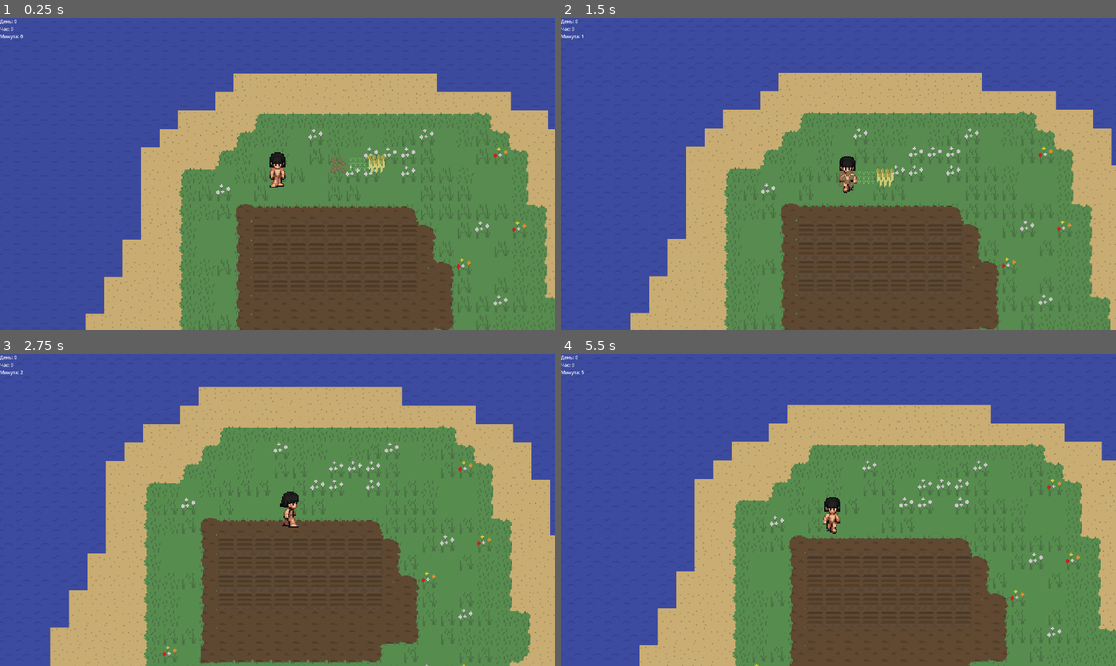
Above: before the commit, frames 1-4 (two rows, left to right).
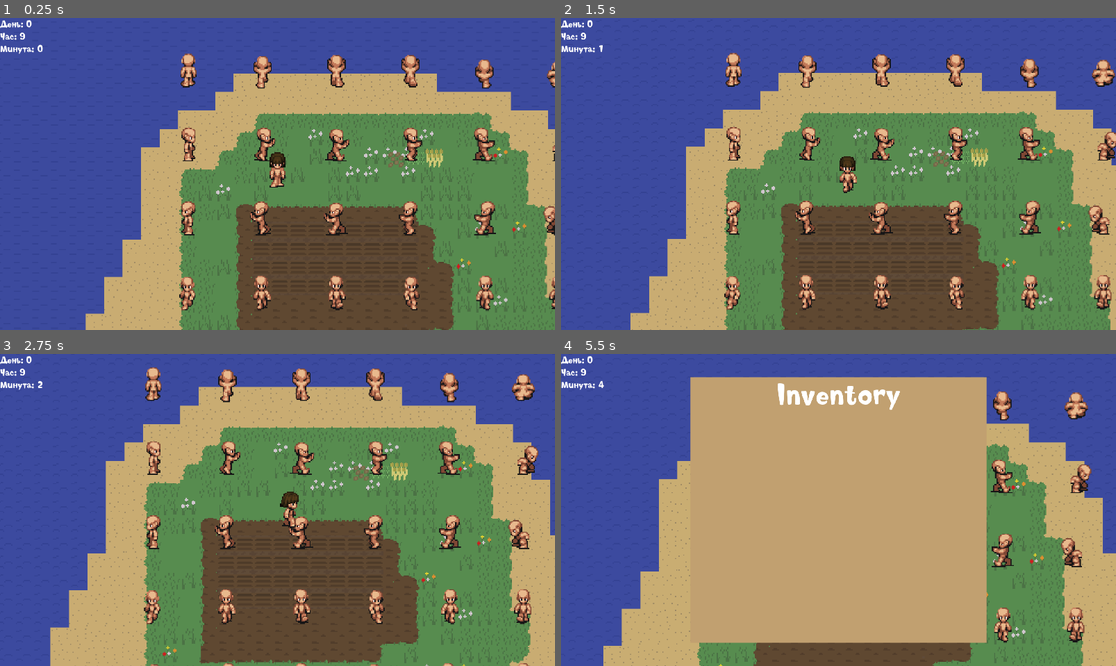
Above: after the commit, the same moments.

Repository: AlBac22219/Project-Medieval-Farm
Game: Godot game, scene res://src/maps/farm_map.tscn
Same seed, same stepped clock (60 frames per second), same inputs: the game is played once before the commit and once after it.
Inputs (mouse positions are in pixels of both pictures, inside the frame that each line leads up to):
- Up to frame 1 (0.25 s): no input
- Up to frame 2 (1.5 s): tap Enter at 0.5 s; move the mouse to (838, 183) at 0.52 s; press the mouse at (838, 183) at 0.53 s; hold D (move_right) 0.53-1.28 s; right-click (838, 183) at 0.8 s; move the mouse to (727, 189) at 1.27 s; release the mouse at (727, 189) at 1.28 s; hold S (move_down) from 1.28 s (still down); right-click (727, 189) at 1.35 s
- Up to frame 3 (2.75 s): click (166, 525) at 1.55 s; move the mouse to (333, 441) at 2.02 s; release S (move_down) at 2.03 s; press the mouse at (333, 441) at 2.03 s; hold D (move_right) from 2.03 s (still down); right-click (333, 441) at 2.3 s
- Up to frame 4 (5.5 s): move the mouse to (810, 572) at 2.77 s; release D (move_right) at 2.78 s; release the mouse at (810, 572) at 2.78 s; hold W (move_up) 2.78-3.53 s; right-click (810, 572) at 2.85 s; click (810, 572) at 3.05 s; move the mouse to (1005, 556) at 3.52 s; press the mouse at (1005, 556) at 3.53 s; hold A (move_left) 3.53-5.03 s; right-click (1005, 556) at 3.8 s; tap Tab (inventory_button, bound only after the commit) at 4.15 s; move the mouse to (672, 463) at 4.27 s; release the mouse at (672, 463) at 4.28 s; right-click (672, 463) at 4.35 s; click (672, 463) at 4.55 s; move the mouse to (866, 510) at 5.02 s; press the mouse at (866, 510) at 5.03 s; hold S (move_down) from 5.03 s (still down); right-click (866, 510) at 5.3 s

The runs differ from the first frame. In frame 1, 5.8% of the frame differs, in the area x 0-100%, y 0-94%; in frame 2, 6.5%; in frame 3, 6.4%; in frame 4, 50%, in the area x 0-100%, y 0-100%.
Error after the commit: Cannot call method 'get_child_count' on a null value. (res://src/UI/inventory_ui.gd:19)

Commit message:
Add fonts, inventory ui and inventory slots.

Diff:
--- a/project.godot
+++ b/project.godot
@@ -52,6 +52,17 @@
 "events": [Object(InputEventMouseButton,"resource_local_to_scene":false,"resource_name":"","device":-1,"window_id":0,"a …(253 unchanged characters)…
 ]
 }
+right_click={
+"deadzone": 0.5,
+"events": [Object(InputEventMouseButton,"resource_local_to_scene":false,"resource_name":"","device":-1,"window_id":0,"alt_pressed":false,"shift_pressed":false,"ctrl_pressed":false,"meta_pressed":false,"button_mask":0,"position":Vector2(0, 0),"global_position":Vector2(0, 0),"factor":1.0,"button_index":2,"canceled":false,"pressed":false,"double_click":false,"script":null)
+]
+}
+inventory_button={
+"deadzone": 0.5,
+"events": [Object(InputEventKey,"resource_local_to_scene":false,"resource_name":"","device":-1,"window_id":0,"alt_pressed":false,"shift_pressed":false,"ctrl_pressed":false,"meta_pressed":false,"pressed":false,"keycode":0,"physical_keycode":4194306,"key_label":0,"unicode":0,"echo":false,"script":null)
+, Object(InputEventKey,"resource_local_to_scene":false,"resource_name":"","device":-1,"window_id":0,"alt_pressed":false,"shift_pressed":false,"ctrl_pressed":false,"meta_pressed":false,"pressed":false,"keycode":0,"physical_keycode":73,"key_label":0,"unicode":105,"echo":false,"script":null)
+]
+}
 
 [layer_names]
 
--- a/src/Global.gd
+++ b/src/Global.gd
@@ -11,9 +11,14 @@
 func add_item(item):
 	for i in range(inventory.size()):
 		if inventory[i] != null and inventory[i]["item_type"] == item["item_type"] and inventory[i]["item_name"] == item["item_name"]:
-			inventory[i]["quantity"] += item["quantity"]
-			inventory_update.emit()
-			return true
+			if (inventory[i]["quantity"] + item["quantity"]) <= inventory[i]["max_quantity"]:
+				inventory[i]["quantity"] += item["quantity"]
+				inventory_update.emit()
+				return true
+			elif inventory[i]["quantity"] < inventory[i]["max_quantity"]:
+				var remains_of_item = inventory[i]["max_quantity"] - inventory[i]["quantity"]
+				item["quantity"] = item["quantity"] - remains_of_item
+				inventory[i]["quantity"] += remains_of_item
 		elif inventory[i] == null:
 			inventory[i] = item
 			inventory_update.emit()
--- a/src/UI/day_cycle_ui.tscn
+++ b/src/UI/day_cycle_ui.tscn
@@ -1,6 +1,11 @@
-[gd_scene load_steps=2 format=3 uid="uid://dga1wsu844s3m"]
+[gd_scene load_steps=4 format=3 uid="uid://dga1wsu844s3m"]
 
 [ext_resource type="Script" path="res://src/UI/day_cycle_ui.gd" id="1_ibphx"]
+[ext_resource type="FontFile" uid="uid://d0jx46n588qvg" path="res://assets/fonts/Softie Cyr.ttf" id="2_jrw3t"]
+
+[sub_resource type="LabelSettings" id="LabelSettings_63cgh"]
+font = ExtResource("2_jrw3t")
+font_size = 32
 
 [node name="Day_cycle_UI" type="Control" node_paths=PackedStringArray("timer")]
 layout_mode = 3
@@ -17,3 +22,4 @@
 layout_mode = 1
 offset_right = 191.0
 offset_bottom = 106.0
+label_settings = SubResource("LabelSettings_63cgh")
--- /dev/null
+++ b/src/UI/inventory_slot.gd
@@ -0,0 +1,19 @@
+extends Control
+
+var mouse_inside: bool = false
+
+# Called when the node enters the scene tree for the first time.
+func _ready():
+	pass # Replace with function body.
+
+func _on_outer_border_mouse_entered():
+	mouse_inside = !mouse_inside
+
+func _on_outer_border_mouse_exited():
+	mouse_inside = !mouse_inside
+
+func _input(event):
+	if event.is_action_pressed("left_click"):
+		pass
+	elif event.is_action_pressed("right_click"):
+		pass
--- /dev/null
+++ b/src/UI/inventory_slot.tscn
@@ -0,0 +1,74 @@
+[gd_scene load_steps=4 format=3 uid="uid://bu2xk2chu0ko1"]
+
+[ext_resource type="Script" path="res://src/UI/inventory_slot.gd" id="1_gbxnf"]
+[ext_resource type="FontFile" uid="uid://d0jx46n588qvg" path="res://assets/fonts/Softie Cyr.ttf" id="2_8kkc7"]
+
+[sub_resource type="LabelSettings" id="LabelSettings_pgpav"]
+font = ExtResource("2_8kkc7")
+font_size = 18
+
+[node name="Inventory_slot" type="Control"]
+layout_mode = 3
+anchors_preset = 15
+anchor_right = 1.0
+anchor_bottom = 1.0
+offset_left = 5.0
+offset_top = 5.0
+offset_right = -1787.0
+offset_bottom = -947.0
+grow_horizontal = 2
+grow_vertical = 2
+script = ExtResource("1_gbxnf")
+
+[node name="Outer_border" type="ColorRect" parent="."]
+layout_mode = 1
+anchors_preset = 15
+anchor_right = 1.0
+anchor_bottom = 1.0
+grow_horizontal = 2
+grow_vertical = 2
+color = Color(0.65098, 0.52549, 0.345098, 1)
+
+[node name="Inner_border" type="ColorRect" parent="."]
+layout_mode = 1
+anchors_preset = 8
+anchor_left = 0.5
+anchor_top = 0.5
+anchor_right = 0.5
+anchor_bottom = 0.5
+offset_left = -62.0
+offset_top = -62.0
+offset_right = 62.0
+offset_bottom = 62.0
+grow_horizontal = 2
+grow_vertical = 2
+color = Color(0.756863, 0.627451, 0.439216, 1)
+
+[node name="Item_icon" type="TextureRect" parent="Inner_border"]
+layout_mode = 1
+anchors_preset = 15
+anchor_right = 1.0
+anchor_bottom = 1.0
+grow_horizontal = 2
+grow_vertical = 2
+
+[node name="Item_quantity" type="Label" parent="Inner_border"]
+layout_mode = 1
+anchors_preset = 7
+anchor_left = 0.5
+anchor_top = 1.0
+anchor_right = 0.5
+anchor_bottom = 1.0
+offset_left = -20.0
+offset_top = -23.0
+offset_right = 20.0
+grow_horizontal = 2
+grow_vertical = 0
+text = "
+"
+label_settings = SubResource("LabelSettings_pgpav")
+horizontal_alignment = 1
+vertical_alignment = 1
+
+[connection signal="mouse_entered" from="Outer_border" to="." method="_on_outer_border_mouse_entered"]
+[connection signal="mouse_exited" from="Outer_border" to="." method="_on_outer_border_mouse_exited"]
--- /dev/null
+++ b/src/UI/inventory_ui.gd
@@ -0,0 +1,22 @@
+extends Control
+
+@export var grid_cont: GridContainer
+
+# Called when the node enters the scene tree for the first time.
+func _ready():
+	Global.inventory_update.connect(_on_inventory_update)
+	_on_inventory_update()
+
+func _input(event):
+	if event.is_action_pressed("inventory_button"):
+		get_parent().visible = !get_parent().visible
+		get_tree().paused = !get_tree().paused
+
+func _on_inventory_update():
+	clear_grid_conteiner()
+
+func clear_grid_conteiner():
+	while grid_cont.get_child_count() > 0:
+		var child = grid_cont.get_child(0)
+		grid_cont.remove_child(child)
+		child.queue_free()
--- /dev/null
+++ b/src/UI/inventory_ui.tscn
@@ -0,0 +1,60 @@
+[gd_scene load_steps=4 format=3 uid="uid://bclon4nc4gl38"]
+
+[ext_resource type="Script" path="res://src/UI/inventory_ui.gd" id="1_13wj6"]
+[ext_resource type="FontFile" uid="uid://d0jx46n588qvg" path="res://assets/fonts/Softie Cyr.ttf" id="2_evrfb"]
+
+[sub_resource type="LabelSettings" id="LabelSettings_y0ayd"]
+font = ExtResource("2_evrfb")
+font_size = 96
+
+[node name="Inventory_ui" type="Control"]
+layout_mode = 3
+anchors_preset = 15
+anchor_right = 1.0
+anchor_bottom = 1.0
+grow_horizontal = 2
+grow_vertical = 2
+script = ExtResource("1_13wj6")
+metadata/_edit_use_anchors_ = true
+
+[node name="ColorRect" type="ColorRect" parent="."]
+layout_mode = 1
+anchors_preset = 8
+anchor_left = 0.5
+anchor_top = 0.5
+anchor_right = 0.5
+anchor_bottom = 0.5
+offset_left = -512.0
+offset_top = -460.0
+offset_right = 512.0
+offset_bottom = 460.0
+grow_horizontal = 2
+grow_vertical = 2
+color = Color(0.756863, 0.627451, 0.439216, 1)
+
+[node name="Label" type="Label" parent="ColorRect"]
+layout_mode = 1
+anchors_preset = 5
+anchor_left = 0.5
+anchor_right = 0.5
+offset_left = -20.0
+offset_right = 20.0
+offset_bottom = 23.0
+grow_horizontal = 2
+text = "Inventory"
+label_settings = SubResource("LabelSettings_y0ayd")
+
+[node name="GridContainer" type="GridContainer" parent="."]
+layout_mode = 1
+anchors_preset = 8
+anchor_left = 0.5
+anchor_top = 0.5
+anchor_right = 0.5
+anchor_bottom = 0.5
+offset_left = -450.0
+offset_top = -250.0
+offset_right = 450.0
+offset_bottom = 250.0
+grow_horizontal = 2
+grow_vertical = 2
+columns = 10
--- a/src/characters/Player/player.gd
+++ b/src/characters/Player/player.gd
@@ -1,7 +1,7 @@
 extends CharacterBody2D
 
 @export var anim_player: AnimationPlayer
-@export var check_area: Area2D
+@export var inventory_ui: CanvasLayer
 const SPEED = 30.0
 const ACCELERATION = 200.0
 enum walk_states {WALK_LEFT, WALK_RIGHT, WALK_DOWN, WALK_UP}
@@ -9,7 +9,7 @@
 var last_state = walk_states.WALK_DOWN
 var work_mode = work_modes.FARM
 var in_work_area = false
-var can_work = true
+var can_work = false
 var areas_array = []
 var plant_name = "wheat"
 
--- a/src/characters/Player/player.tscn
+++ b/src/characters/Player/player.tscn
@@ -1,9 +1,10 @@
-[gd_scene load_steps=19 format=3 uid="uid://kf3yty81ahyw"]
+[gd_scene load_steps=20 format=3 uid="uid://kf3yty81ahyw"]
 
 [ext_resource type="Texture2D" uid="uid://dhcarp7gnup3k" path="res://assets/textures/characters/bodyes/male.png" id="1_643hg"]
 [ext_resource type="Script" path="res://src/characters/Player/player.gd" id="1_pxqs5"]
 [ext_resource type="Shader" uid="uid://d3x3ml6gauonn" path="res://src/characters/Player/player.tres" id="2_bkhc3"]
 [ext_resource type="Texture2D" uid="uid://by62w7chrbmtr" path="res://assets/textures/characters/hairs/char_a_p1_4har_bob1_v01.png" id="2_kw8l2"]
+[ext_resource type="PackedScene" uid="uid://bclon4nc4gl38" path="res://src/UI/inventory_ui.tscn" id="5_h7mts"]
 
 [sub_resource type="ShaderMaterial" id="ShaderMaterial_50pfq"]
 shader = ExtResource("2_bkhc3")
@@ -11,7 +12,7 @@
 
 [sub_resource type="ShaderMaterial" id="ShaderMaterial_g2mhm"]
 shader = ExtResource("2_bkhc3")
-shader_parameter/ColorParameter = Color(0.168627, 0.168627, 0.168627, 1)
+shader_parameter/ColorParameter = Color(0.360784, 0.270588, 0.129412, 1)
 
 [sub_resource type="CapsuleShape2D" id="CapsuleShape2D_0qmff"]
 radius = 5.0
@@ -290,11 +291,12 @@
 [sub_resource type="RectangleShape2D" id="RectangleShape2D_eehfn"]
 size = Vector2(40, 40)
 
-[node name="Player" type="CharacterBody2D" node_paths=PackedStringArray("anim_player") groups=["Player"]]
+[node name="Player" type="CharacterBody2D" node_paths=PackedStringArray("anim_player", "inventory_ui") groups=["Player"]]
 motion_mode = 1
 wall_min_slide_angle = 0.0
 script = ExtResource("1_pxqs5")
 anim_player = NodePath("AnimationPlayer")
+inventory_ui = NodePath("Inventory_ui")
 
 [node name="Sprites" type="Node2D" parent="."]
 
@@ -341,5 +343,11 @@
 shape = SubResource("RectangleShape2D_eehfn")
 debug_color = Color(0, 0.6, 0.701961, 0)
 
+[node name="Inventory_ui" type="CanvasLayer" parent="."]
+visible = false
+
+[node name="Inventory_ui" parent="Inventory_ui" instance=ExtResource("5_h7mts")]
+process_mode = 3
+
 [connection signal="mouse_entered" from="Area_for_work" to="." method="_on_area_for_work_mouse_entered"]
 [connection signal="mouse_exited" from="Area_for_work" to="." method="_on_area_for_work_mouse_exited"]
--- a/src/items/inventory_item.gd
+++ b/src/items/inventory_item.gd
@@ -2,15 +2,16 @@
 
 extends CharacterBody2D
 
-
+@export var quantity: int = 1
 @export var item_type = ""
 @export var item_name = ""
 @export var item_texture: Texture
 @export var item_effect = ""
 @export var optimal_price:int = 0
+@export var max_quantity: int = 0
 const scene_path = "res://src/items/inventory_item.tscn"
-const SPEED = 600.0
-const ACCELERATION = 600.0
+const SPEED = 900.0
+const ACCELERATION = 900.0
 @export var icon_sprite: Sprite2D
 
 var player = null
@@ -37,12 +38,13 @@
 
 func pickup_item():
 	var item = {
-		"quantity": 1,
+		"quantity": quantity,
 		"item_type": item_type,
 		"item_name": item_name,
 		"item_texture": item_texture,
 		"item_effect": item_effect,
 		"optimal_price": optimal_price,
+		"max_quantity": max_quantity,
 		"scene_path": scene_path
 	}
 	if Global.player_node:
--- a/src/maps/farm_map.gd
+++ b/src/maps/farm_map.gd
@@ -4,6 +4,8 @@
 @export var day_night_canvas: CanvasModulate
 @export var canvas_layer: CanvasLayer
 @export var time_ui: Control
+@export var player: CharacterBody2D
+@export var plant: PackedScene
 
 var dict_with_plants = {}
 const max_stage = 2
@@ -12,6 +14,17 @@
 func _ready():
 	canvas_layer.visible = true
 	day_night_canvas.time_tick.connect(time_ui.set_day_time)
+	player.set_can_work(true)
+	var wheat_drop = plant.instantiate()
+	wheat_drop.global_position = $Marker2D.global_position
+	wheat_drop.quantity = 12
+	wheat_drop.item_type = "Debug"
+	wheat_drop.item_name = "Debug"
+	wheat_drop.item_texture = load("res://assets/textures/characters/bodyes/male.png")
+	wheat_drop.item_effect = "Debug"
+	wheat_drop.optimal_price = 999
+	wheat_drop.max_quantity = 2
+	add_child(wheat_drop)
 
 func grow_plants():
 	for i in dict_with_plants.keys():
--- a/src/maps/farm_map.tscn
+++ b/src/maps/farm_map.tscn
@@ -15,12 +15,14 @@
 [sub_resource type="GradientTexture1D" id="GradientTexture1D_c1y3i"]
 gradient = SubResource("Gradient_dfy7q")
 
-[node name="Farm_map" type="Node2D" node_paths=PackedStringArray("tilemap", "day_night_canvas", "canvas_layer", "time_ui")]
+[node name="Farm_map" type="Node2D" node_paths=PackedStringArray("tilemap", "day_night_canvas", "canvas_layer", "time_ui", "player")]
 script = ExtResource("1_jlp1r")
 tilemap = NodePath("TileMap")
 day_night_canvas = NodePath("DayNightMode")
 canvas_layer = NodePath("CanvasLayer")
 time_ui = NodePath("CanvasLayer/Day_cycle_UI")
+player = NodePath("Player")
+plant = ExtResource("6_goftp")
 
 [node name="TileMap" parent="." instance=ExtResource("1_1h5jj")]
 layer_0/tile_data = PackedInt32Array(-262154, 0, 0, -196618, 0, 0, -131082, 0, 0, -65546, 0, 0, -10, 0, 0, 65526, 0, 0, …(68208 unchanged characters)…
@@ -40,11 +42,15 @@
 [node name="Day_cycle_UI" parent="CanvasLayer" instance=ExtResource("5_sqvar")]
 
 [node name="Inventory_item" parent="." instance=ExtResource("6_goftp")]
-position = Vector2(555, 206)
+position = Vector2(605, 201)
 item_type = "Debug"
 item_name = "Debug"
 item_texture = ExtResource("7_ois2e")
 item_effect = "Debug"
 optimal_price = 999
+max_quantity = 2
+
+[node name="Marker2D" type="Marker2D" parent="."]
+position = Vector2(633, 288)
 
 [connection signal="new_day" from="DayNightMode" to="." method="_on_day_night_mode_new_day"]
Binary file added: assets/fonts/Softie Cyr.ttf
Not shown, added: assets/fonts/Softie Cyr.ttf.import
